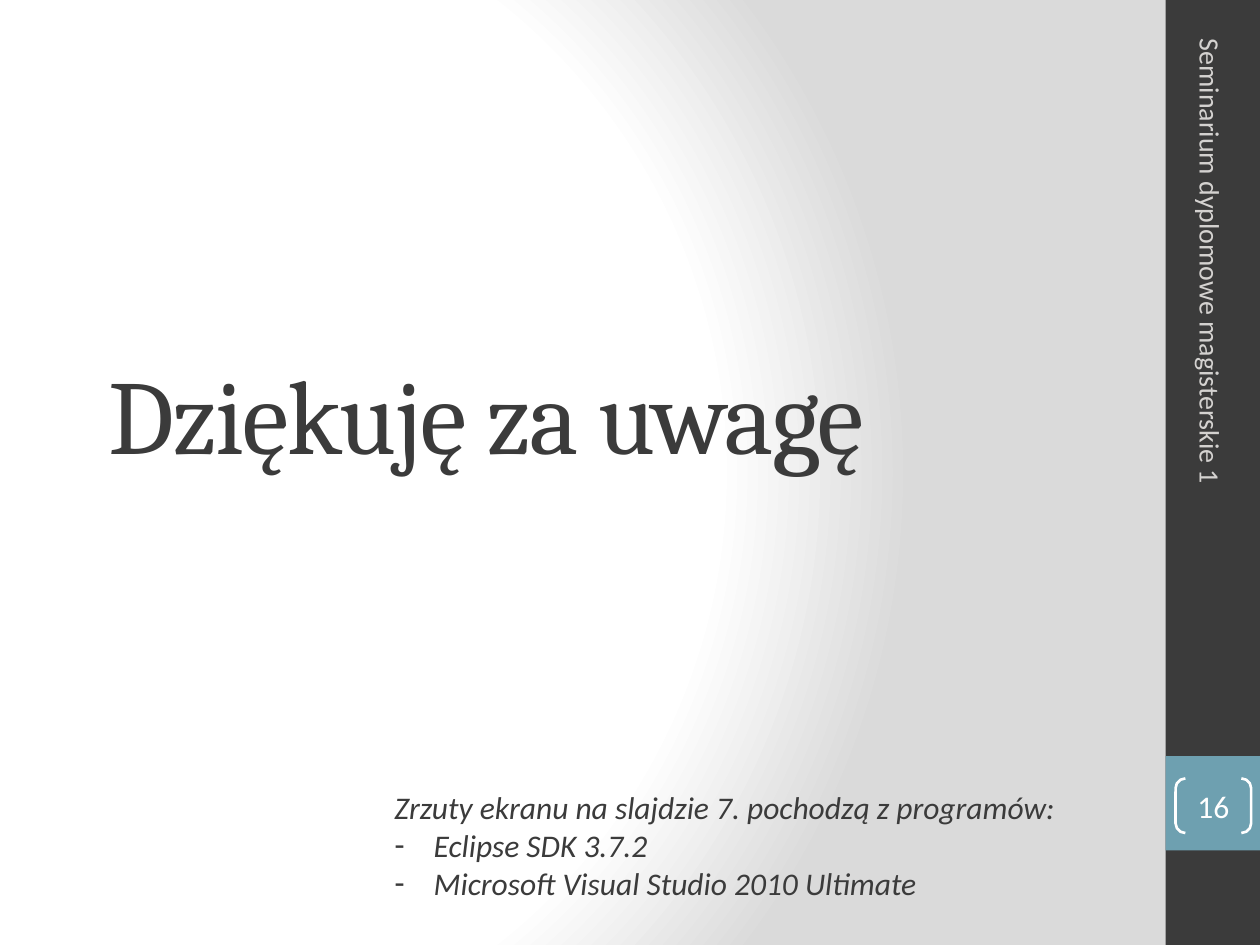
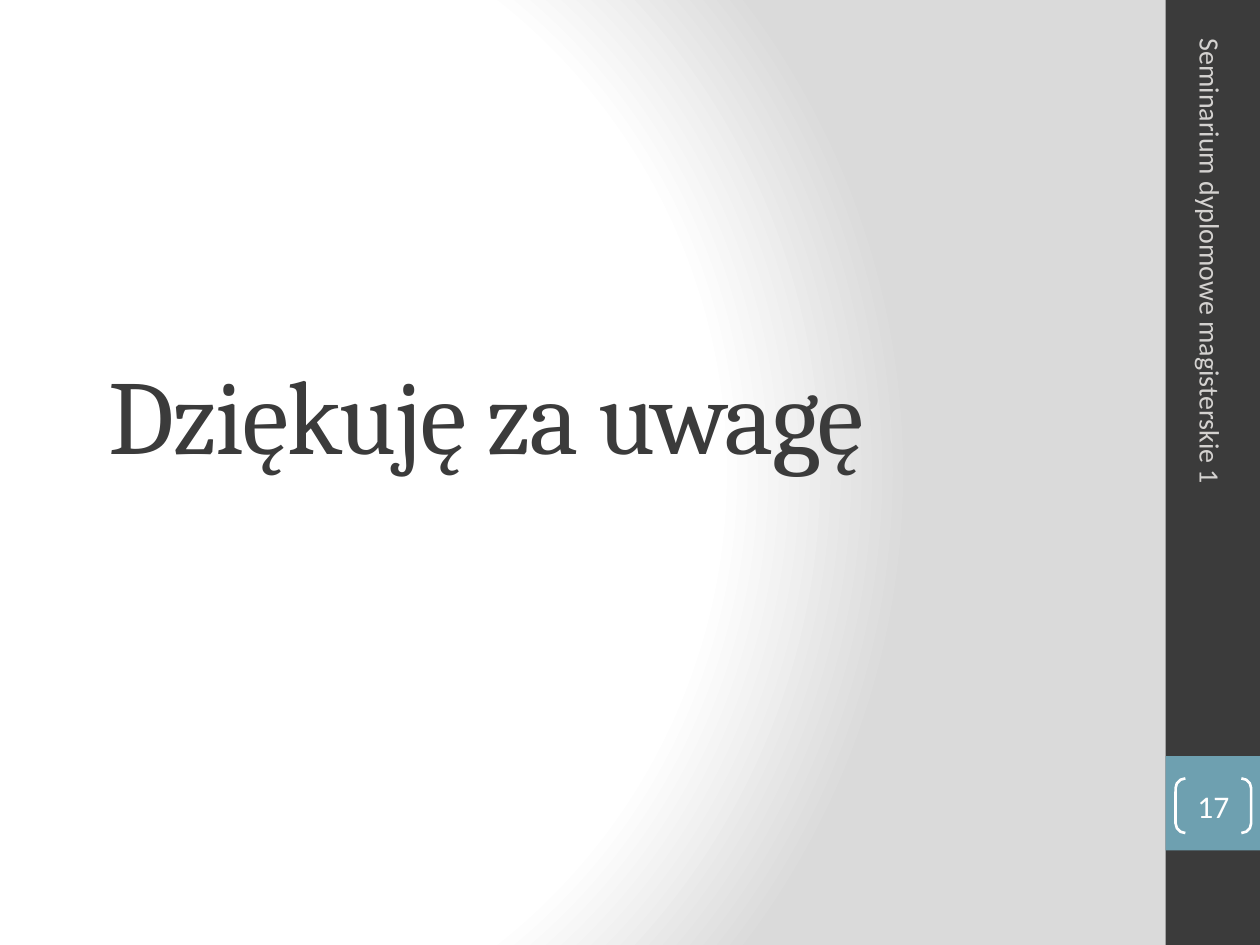
Before and after one commit to turekj/msc, a slide deck: slide 17 of Placeholder/seminar1/prezentacja/sdm1_Aniserowicz_Michal.pptx (slide 16 before the commit). Drawn at 1260x945 pixels with LibreOffice and Linux fonts; fonts in the diff are those of the drawing. Boxes give left, top, right and bottom in pixels: in the first picture for what was removed or moved away, otherwise in the second. Text is boxed around its words. In the diff, an @@ line names an element or a change of style, - is before the commit and + after.

```diff
--- a/Placeholder/seminar1/prezentacja/sdm1_Aniserowicz_Michal.pptx
+++ b/Placeholder/seminar1/prezentacja/sdm1_Aniserowicz_Michal.pptx
@@ text removed at [394,797,1054,896] @@
-Zrzuty ekranu na slajdzie 7. pochodzą z programów:
-– Eclipse SDK 3.7.2
-– Microsoft Visual Studio 2010 Ultimate
@@ page number at [1197,798,1229,818]: text changed @@
-16
+17
```
Also in this commit, not shown: 1 other slide changed, 1 slide added.
